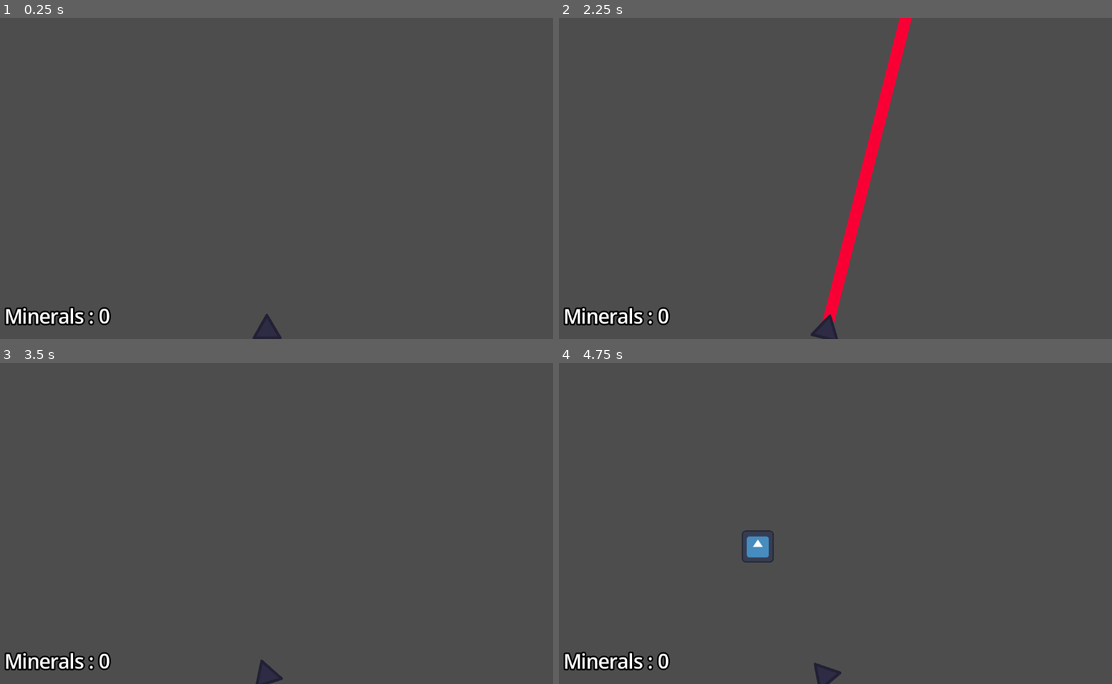
Above: before the commit, frames 1-4 (two rows, left to right).
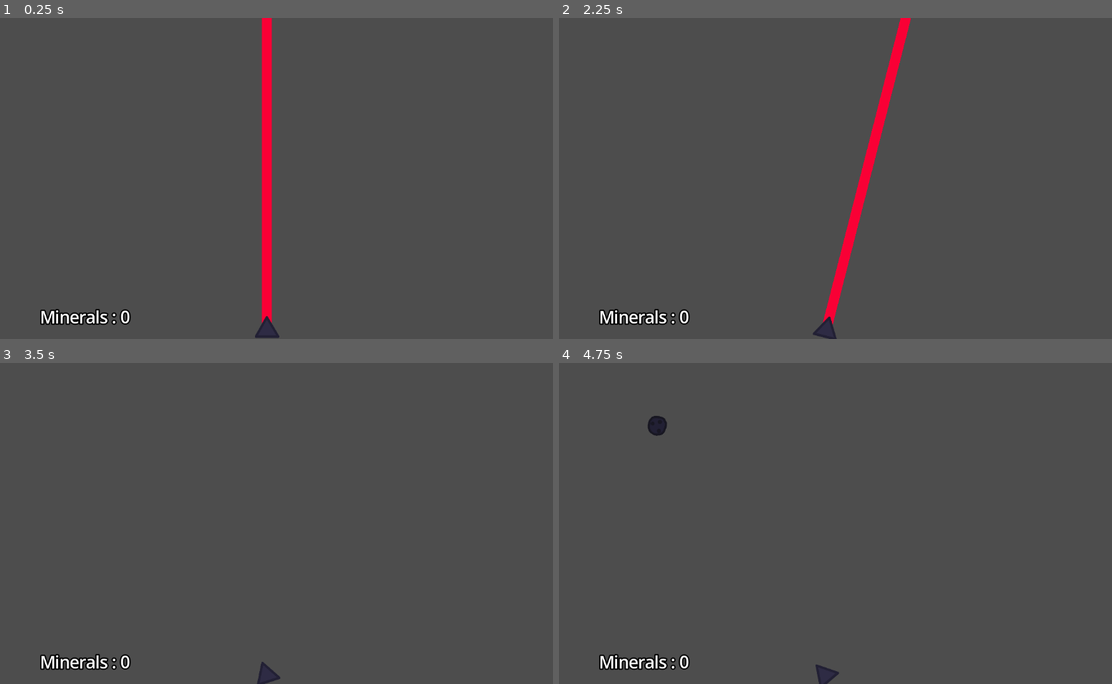
Above: after the commit, the same moments.

Repository: Kalloxxo/laser-shit
Game: Godot game, scene res://scenes/fartt.tscn
The game is run twice, just before and just after one commit, with the same random seed, the same clock (stepped at 60 frames per second) and the same inputs. The engine's default icon, where the game draws it, is replaced by a stand-in: a white triangle on a blue panel in a dark square.
Inputs (mouse positions are in pixels of both pictures, inside the frame that each line leads up to):
- Up to frame 1 (0.25 s): no input
- Up to frame 2 (2.25 s): tap Enter at 0.5, 2 s; move the mouse to (951, 162) at 0.52 s; hold Space (fart) 0.53-1.28 s; move the mouse to (713, 194) at 1.27 s; tap Space (fart) at 1.35 s; move the mouse to (885, 107) at 2.02 s; hold Space (fart) from 2.03 s (still down)
- Up to frame 3 (3.5 s): move the mouse to (237, 587) at 2.77 s; release Space (fart) at 2.78 s; tap Space (fart) at 2.85 s
- Up to frame 4 (4.75 s): tap Enter at 3.5 s; move the mouse to (995, 571) at 3.52 s; hold Space (fart) 3.53-4.28 s; move the mouse to (653, 475) at 4.27 s; tap Space (fart) at 4.35 s

The runs differ from the first frame. In frame 1, 2.7% of the frame differs, in the area x 0-51%, y 0-100%; in frame 2, 1.3%; in frame 3, 0.9%; in frame 4, 1.4%.

Commit message:
New meteor sprites + meteor types
Added brand new meteor sprites
Made the meteor spin! (brr)
added a second meteor type with 150 HP and a bigger reward pool
Fixed a problem where the laser would clip through the meteors before correcting itself
added rarity for the meteors

Diff:
--- /dev/null
+++ b/meteor_2.tscn
@@ -0,0 +1,29 @@
+[gd_scene format=3 uid="uid://ugkckkwpyd5u"]
+
+[ext_resource type="Texture2D" uid="uid://b8n7y6q8ii7ba" path="res://sprites/Sprite-0002.png" id="1_cquic"]
+
+[sub_resource type="GDScript" id="GDScript_cquic"]
+script/source = "extends Evil_meteor
+
+
+# Called when the node enters the scene tree for the first time.
+func _ready() -> void:
+	health = 150
+	reward = randi_range(5,20)
+	rotation_speed = 1
+"
+
+[sub_resource type="CircleShape2D" id="CircleShape2D_b3qad"]
+
+[node name="Meteor2" type="Area2D" unique_id=2086375480]
+scale = Vector2(0.75999963, 0.7599996)
+script = SubResource("GDScript_cquic")
+
+[node name="Sprite2D" type="Sprite2D" parent="." unique_id=512071298]
+position = Vector2(2, -2.9999998)
+scale = Vector2(1.095, 1.095)
+texture = ExtResource("1_cquic")
+
+[node name="CollisionShape2D" type="CollisionShape2D" parent="." unique_id=1447484650]
+scale = Vector2(3, 3)
+shape = SubResource("CircleShape2D_b3qad")
--- a/scenes/fartt.tscn
+++ b/scenes/fartt.tscn
@@ -9,6 +9,7 @@
 
 @onready var Currency: Label = $\"../Label\"
 #This node is for controlling the game. aka the spawns and what not.
+var Meteor2 = preload(\"res://meteor_2.tscn\")
 var Meteor = preload(\"res://scenes/meteor.tscn\")
 var minerals = 0
 
@@ -16,7 +17,13 @@
 	Currency.text = \"Minerals : \" + str(minerals)
 
 func _on_timer_timeout() -> void:
-	var instance = Meteor.instantiate()
+	var weight = randi_range(1,3)
+	var choosen_meteor = null
+	if weight <= 2:
+		choosen_meteor = Meteor
+	else:
+		choosen_meteor = Meteor2
+	var instance = choosen_meteor.instantiate()
 	var random_x_pos = randi_range(-237, 241)
 	var random_y_pos = randi_range(-131, 75)
 	instance.position = Vector2(random_x_pos, random_y_pos)
@@ -27,7 +34,7 @@
 [node name="Node2D" type="Node2D" unique_id=42832220]
 
 [node name="RayCast2D" type="RayCast2D" parent="." unique_id=1969228750]
-position = Vector2(-2.9802322e-08, 130)
+position = Vector2(0, 152.00002)
 rotation = -1.5740972
 enabled = false
 target_position = Vector2(500, 0)
@@ -35,7 +42,6 @@
 script = ExtResource("1_0cd71")
 
 [node name="Line2D" type="Line2D" parent="RayCast2D" unique_id=1751189147]
-visible = false
 modulate = Color(0.9764864, 0, 0.20844513, 1)
 points = PackedVector2Array(0, 0, 144, 0)
 begin_cap_mode = 2
@@ -48,7 +54,8 @@
 texture = ExtResource("2_4bj5o")
 
 [node name="Camera2D" type="Camera2D" parent="." unique_id=802718393]
-zoom = Vector2(2.38, 2.38)
+scale = Vector2(1.6567029, 0.9)
+zoom = Vector2(2.03, 2.03)
 
 [node name="Gamecontroller" type="Node" parent="." unique_id=1454518106]
 script = SubResource("GDScript_bo1ho")
@@ -58,10 +65,10 @@
 autostart = true
 
 [node name="Label" type="Label" parent="." unique_id=1925039528]
-offset_left = -222.0
-offset_top = 100.0
-offset_right = -133.0
-offset_bottom = 136.0
+offset_left = -225.0
+offset_top = 121.0
+offset_right = -136.0
+offset_bottom = 157.0
 theme_override_constants/outline_size = 6
 text = "Minerals : 0"
 horizontal_alignment = 1
--- a/scenes/meteor.tscn
+++ b/scenes/meteor.tscn
@@ -1,32 +1,27 @@
 [gd_scene format=3 uid="uid://c3cxbu5qukg00"]
 
-[ext_resource type="Texture2D" uid="uid://bcajt161ku76q" path="res://sprites/icon.svg" id="1_tcwo0"]
+[ext_resource type="Texture2D" uid="uid://b8n7y6q8ii7ba" path="res://sprites/Sprite-0002.png" id="1_tcwo0"]
 
 [sub_resource type="GDScript" id="GDScript_pxso2"]
 script/source = "extends Evil_meteor
 
 
-# Called when the node enters the scene tree for the first time.
+
 func _ready() -> void:
-	pass # Replace with function body.
-
-
-# Called every frame. 'delta' is the elapsed time since the previous frame.
-func _process(delta: float) -> void:
-	pass
+	rotation_speed = 2.5
 "
 
-[sub_resource type="RectangleShape2D" id="RectangleShape2D_83eji"]
-size = Vector2(27, 27)
+[sub_resource type="CircleShape2D" id="CircleShape2D_pxso2"]
 
 [node name="Meteor" type="Area2D" unique_id=1202968352]
 script = SubResource("GDScript_pxso2")
 
 [node name="Sprite2D" type="Sprite2D" parent="." unique_id=1961647884]
-position = Vector2(3.4999993, -3.4999995)
-scale = Vector2(0.21093749, 0.2109375)
+position = Vector2(1.4210855e-14, -5.684342e-14)
+scale = Vector2(0.35, 0.342)
 texture = ExtResource("1_tcwo0")
 
 [node name="CollisionShape2D" type="CollisionShape2D" parent="." unique_id=1288161124]
-position = Vector2(3.5, -3.5)
-shape = SubResource("RectangleShape2D_83eji")
+shape = SubResource("CircleShape2D_pxso2")
+
+[node name="Camera2D" type="Camera2D" parent="." unique_id=1080173761]
--- a/scripts/Meteor.gd
+++ b/scripts/Meteor.gd
@@ -1,5 +1,8 @@
 extends Area2D
 class_name Evil_meteor
-
+var rotation_speed = 1
 var health = 100
 var reward = randi_range(1, 10)
+
+func _process(delta: float) -> void:
+	rotation += rotation_speed * delta
--- a/scripts/ray_cast_2d.gd
+++ b/scripts/ray_cast_2d.gd
@@ -11,6 +11,7 @@
 func _process(delta: float) -> void:
 	if Input.is_action_pressed("fart"):
 		enabled = true
+		force_raycast_update()
 		line_2d.visible = true
 		var fart = get_collider()
 		if fart is Evil_meteor:
Binary file added: sprites/Sprite-0002.png
Not shown, added: sprites/Sprite-0002.png.import
Not shown, changed: README.md
